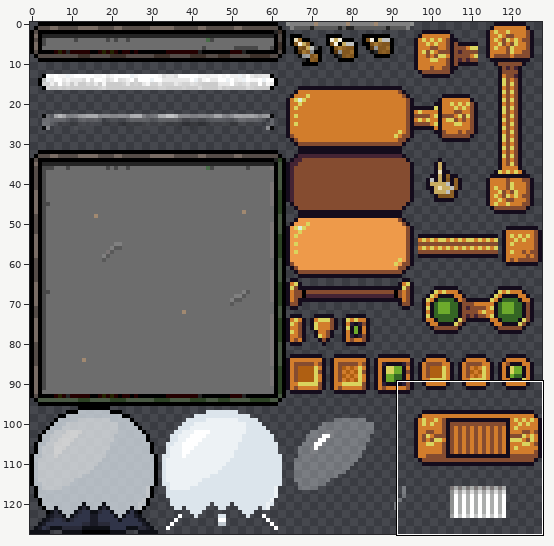
Two versions of one sprite sheet, demos/imgs/ui.png. The picture above shows the old version from afar; the outline marks the close-up.
Close-up. Before the commit:
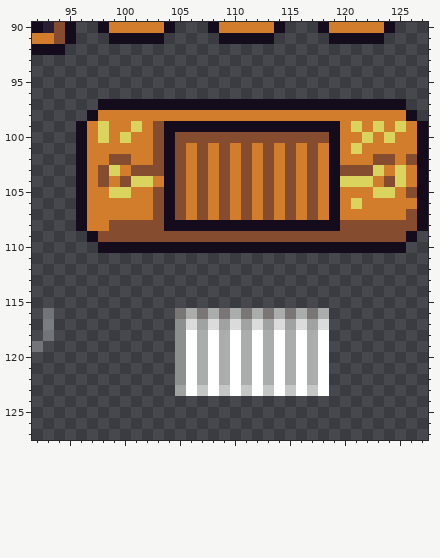
The file is 128x128 pixels. Pixels under 10% opacity are left out. Colours within 5 levels of each other are drawn and written as one. Shown: x 92..127, y 90..127.
After the commit:
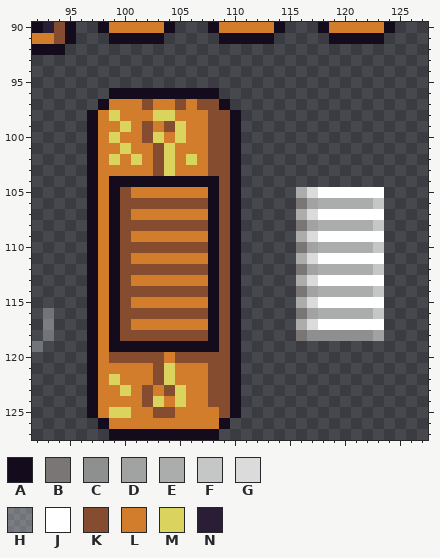
Palette (. is transparent): A #140c1c  B #7b7676  C #8e908f  D #a1a2a2  E #abadac  F #c5c6c6  G #dbdbdb  H #edf2f54f  J #ffffff  K #854c30  L #d27d2c  M #dad45e  N #2a1e37
Difference:
Changed rows in their new state; - is an unchanged pixel.
first column x 96:
 96 ---AAAAAAAAAA-------------------
 97 ---LLLKLLKLKK-................--
 98 ---M---MM---KKA................-
 99 .AL-MLKLKMLLKK-.................
100 .ALML-KMLMLL--A.................
101 .A--M---ML-LK-A.................
102 .A-MLM--MLMLK-A.................
103 .ALL-LL-ML-LK-A.................
104 .ALAAAAA-AAAA-A.................
105 .A-AK--LLL-LA-A.....EGJJJJJJ....
106 .A-AKKK-K-K-A-A.....BDEEEEEF....
107 .A-AK--LLL-LA-A.....EGJJJJJJ....
108 .A-A----KKKK-K-.....BDEEEEEF....
109 --LA-LLLLLLLA-A.....EGJJJJJJ...-
110 -AL-KKKKKKKK-K-.....BDEEEEEF..--
111 -ALAKLLLLLLLAKA-----EGJJJJJJ----
112 -ALAKKKKKKKKAKA-----BDEEEEEF----
113 -ALAKLLLLLLLAKA-----EGJJJJJJ----
114 -ALAKKKKKKKKAKA-----BDEEEEEF----
115 -ALAKLLLLLLLAKA-----EGJJJJJJ----
116 -ALAKKKKKKKKAKA.....BD-EEEEF----
117 -ALAKLLLLLLLAKA.....EGJJJJJJ----
118 -ALAKKKKKKKKAKA.....BCCCCCCD----
119 -ALAAAAAAAAAAKA........---------
120 -ALKKKKKLKKKKKA........---------
121 -ALLLLLKMLLLKKA........---------
122 -ALMLLLKMLLLKKA........---------
123 -ALLMLKLKMLLKKA........---------
124 -ALLLLKMLMLLKKA-----------------
125 -ALMMLLKKLLLLKA-----------------
126 --ALLLLLLLLLLA------------------
127 ---AAAAAAAAAA-------------------
